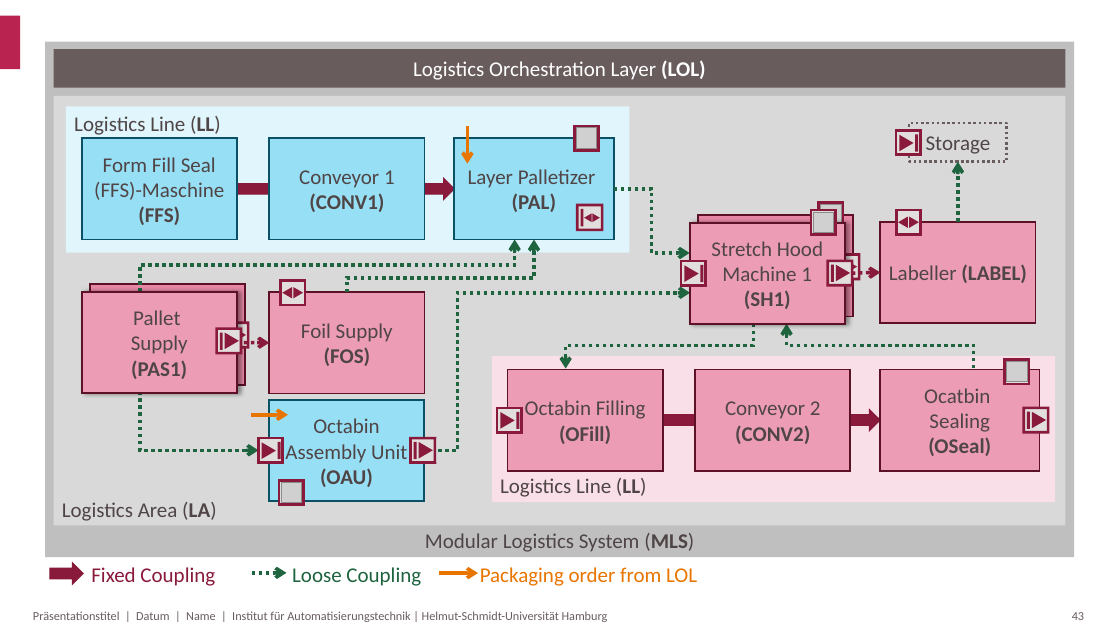
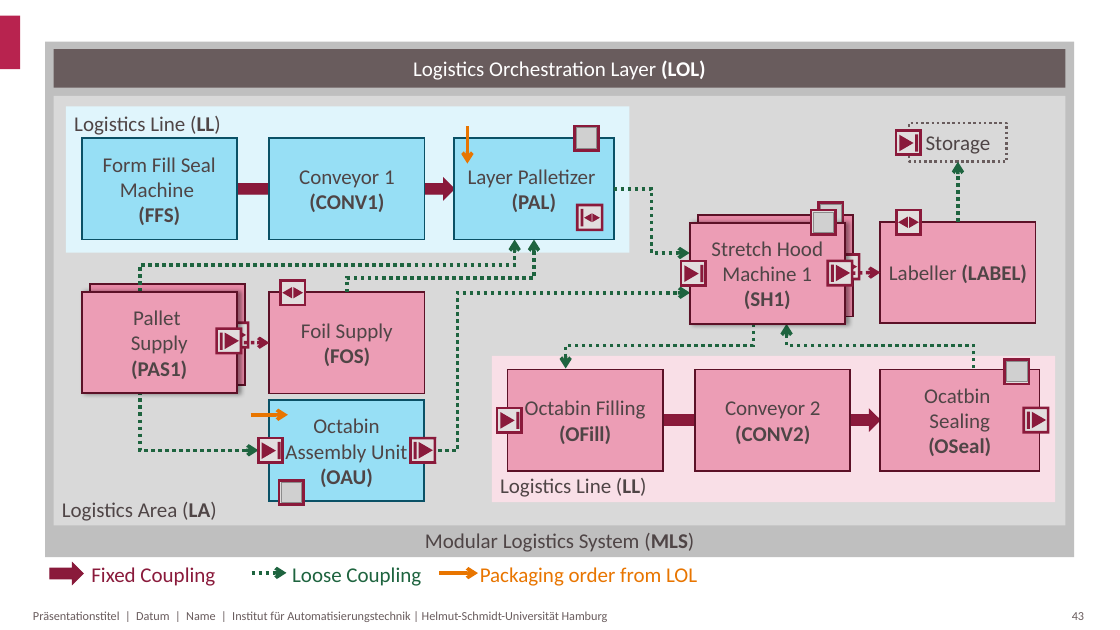
Before and after one commit to Blumi102/MTP4Logistics, a slide deck: slide 44 of Images/Abbildungen.pptx. Drawn at 1120x630 pixels with LibreOffice and Linux fonts; fonts in the diff are those of the drawing; grey boxes stand for pictures; background and template pictures are left out. Boxes give left, top, right and bottom in pixels: in the first picture for what was removed or moved away, otherwise in the second. Text is boxed around its words. In the diff, an @@ line names an element or a change of style, - is before the commit and + after.

```diff
--- a/Images/Abbildungen.pptx
+++ b/Images/Abbildungen.pptx
@@ text in rectangle at (x1=103, y1=157, x2=216, y2=225): text changed @@
-Form Fill Seal (FFS)-Maschine (FFS)
+Form Fill Seal Machine
+(FFS)
```
Also in this commit, not shown: 4 other slides changed, 25 other files.
